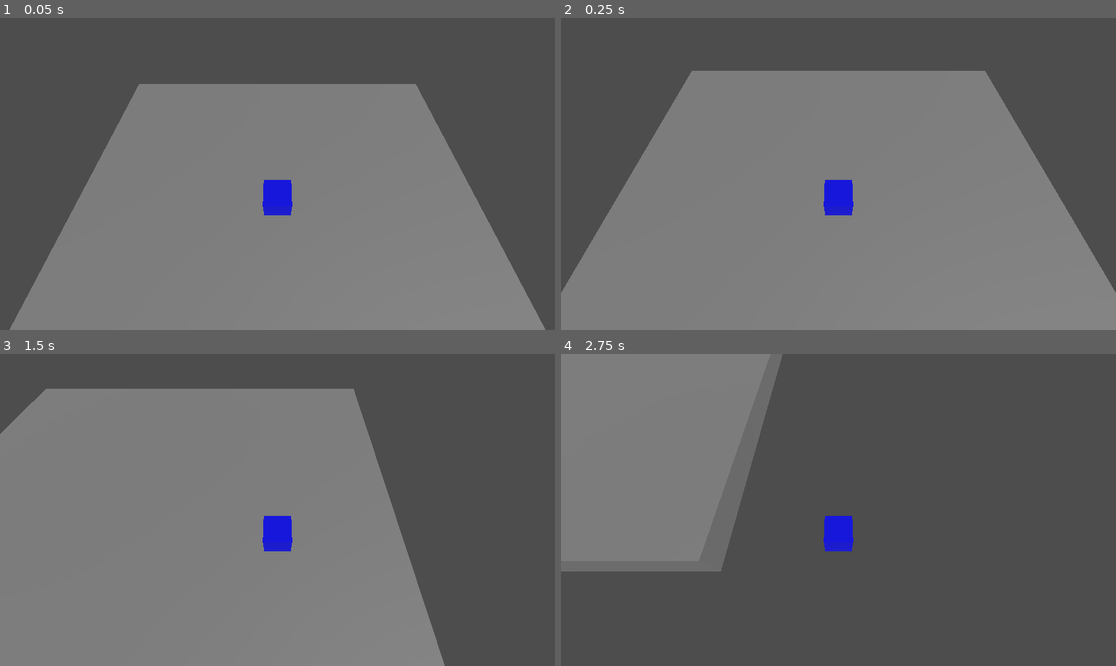
Above: before the commit, frames 1-4 (two rows, left to right).
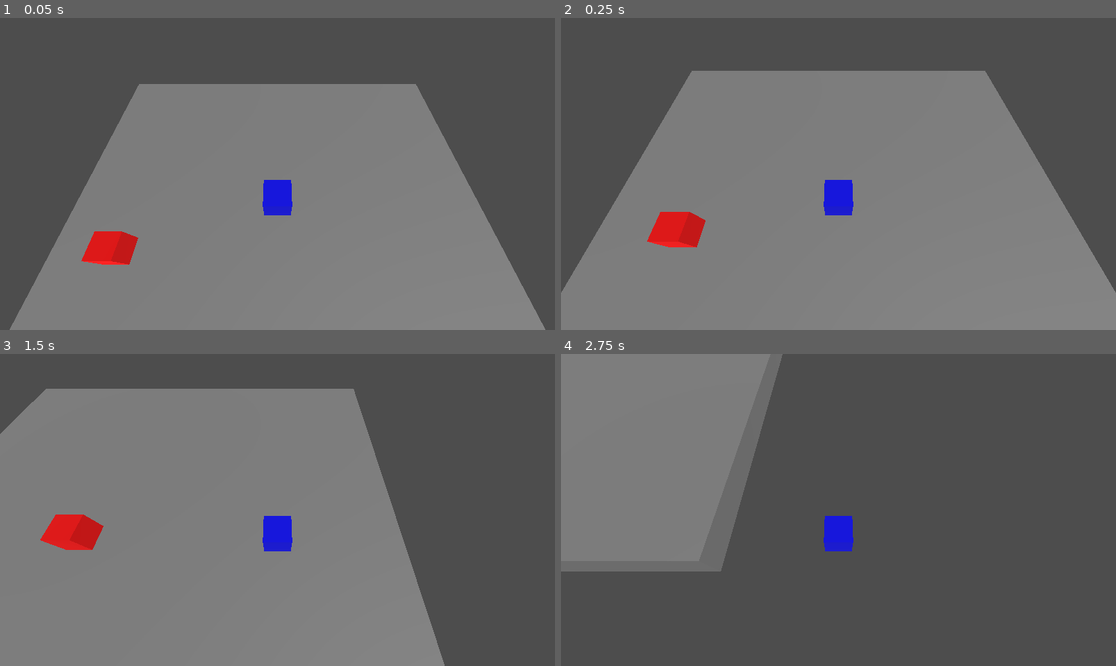
Above: after the commit, the same moments.

Repository: Jovito5s9/Archpelago-Protocol
Game: Godot game, scene res://scenes/map1.tscn
Two runs of this game, one before a commit and one after it. Both use one fixed random seed, a clock stepped at 60 frames per second and the inputs below. The project has no main scene, so this scene is started directly.
Inputs:
- Up to frame 1 (0.05 s): no input
- Up to frame 2 (0.25 s): no input
- Up to frame 3 (1.5 s): tap Enter (ui_accept) at 0.5, 0.77 s; hold Right (ui_right) 0.53-1.28 s; hold Down (ui_down) from 1.28 s (still down)
- Up to frame 4 (2.75 s): tap Enter (ui_accept) at 1.52 s; release Down (ui_down) at 2.03 s; hold Right (ui_right) from 2.03 s (still down)

The runs differ from the first frame. In frame 1, 0.9% of the frame differs, in the area x 14-25%, y 68-80%; in frame 2, 0.9%; in frame 3, 1.0%, in the area x 7-19%, y 51-63%; in frame 4, nothing differs.

Commit message:
inimigo que segue o player

Diff:
--- a/project.godot
+++ b/project.godot
@@ -14,6 +14,10 @@
 config/features=PackedStringArray("4.6", "Mobile")
 config/icon="res://icon.svg"
 
+[global_group]
+
+player=""
+
 [physics]
 
 3d/physics_engine="Jolt Physics"
--- /dev/null
+++ b/scenes/cubo.tscn
@@ -0,0 +1,20 @@
+[gd_scene format=3 uid="uid://ci6t0bnar7qfq"]
+
+[ext_resource type="Script" uid="uid://ctyiooyplnnpf" path="res://scripts/cubo.gd" id="1_ue4r5"]
+
+[sub_resource type="StandardMaterial3D" id="StandardMaterial3D_dx6ei"]
+albedo_color = Color(1, 0, 0, 1)
+
+[sub_resource type="BoxMesh" id="BoxMesh_dx6ei"]
+
+[sub_resource type="BoxShape3D" id="BoxShape3D_ue4r5"]
+
+[node name="cubo" type="CharacterBody3D" unique_id=1661091355]
+script = ExtResource("1_ue4r5")
+
+[node name="MeshInstance3D" type="MeshInstance3D" parent="." unique_id=176001159]
+material_override = SubResource("StandardMaterial3D_dx6ei")
+mesh = SubResource("BoxMesh_dx6ei")
+
+[node name="CollisionShape3D" type="CollisionShape3D" parent="." unique_id=121942483]
+shape = SubResource("BoxShape3D_ue4r5")
--- a/scenes/map1.tscn
+++ b/scenes/map1.tscn
@@ -1,6 +1,7 @@
 [gd_scene format=3 uid="uid://dqqqy4hpcdqxn"]
 
 [ext_resource type="PackedScene" uid="uid://ctl3l4rl4ksn5" path="res://scenes/player.tscn" id="1_k1lxp"]
+[ext_resource type="PackedScene" uid="uid://ci6t0bnar7qfq" path="res://scenes/cubo.tscn" id="2_3ti6u"]
 
 [sub_resource type="BoxMesh" id="BoxMesh_3ti6u"]
 
@@ -23,3 +24,6 @@
 
 [node name="DirectionalLight3D" type="DirectionalLight3D" parent="." unique_id=1881919285]
 transform = Transform3D(0.70710677, -0.49999997, 0.49999997, 0, 0.70710677, 0.70710677, -0.70710677, -0.49999997, 0.49999997, 0, 0, 0)
+
+[node name="cubo" parent="." unique_id=1661091355 instance=ExtResource("2_3ti6u")]
+transform = Transform3D(1, 0, 0, 0, 1, 0, 0, 0, 1, -6.2782106, 2.0373893, 1.7396894)
--- /dev/null
+++ b/scripts/cubo.gd
@@ -0,0 +1,34 @@
+extends CharacterBody3D
+
+
+const SPEED = 2.5
+const JUMP_VELOCITY = 4.5
+@onready var player = get_parent().get_node("player")
+
+
+func _physics_process(delta: float) -> void:
+	# Add the gravity.
+	if not is_on_floor():
+		velocity += get_gravity() * delta
+
+
+	if player:
+		var direction := Vector3(int(player.global_position.x>global_position.x), int(player.global_position.y>global_position.y), int(player.global_position.z>global_position.z))
+		if abs(player.global_position.x-global_position.x)<0.05:
+			direction.x=0
+		elif not direction.x:
+			direction.x = -1
+
+		if abs(player.global_position.z-global_position.z)<0.05:
+			direction. z=0
+		elif not direction.z:
+			direction.z = -1
+
+		if direction:
+			velocity.x = direction.x * SPEED
+			velocity.z = direction.z * SPEED
+		else:
+			velocity.x = move_toward(velocity.x, 0, SPEED)
+			velocity.z = move_toward(velocity.z, 0, SPEED)
+
+	move_and_slide()
Not shown, changed: .gitignore
